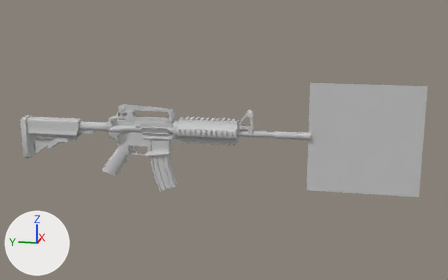
One commit to the FBX model data/models/m4.FBX: the scene before it, then after it.
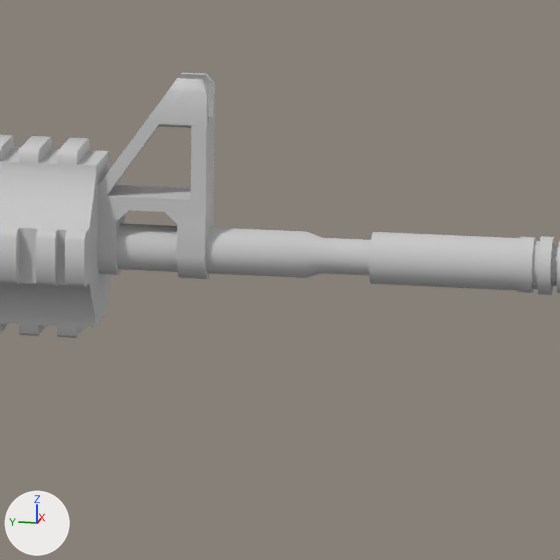
Old and new are each drawn whole from a camera (50 mm lens) standing at (-0.02106, -0.00921, 0.00613) and looking at (0.00004, -0.00499, 0.00086) and again close up on the part from 50% to 67% of the width and 36% to 63% of the height. Lighting does not change. The marker at lower left points along +X, +Y and +Z. Where no turn or scale is listed for an object, it has been applied to the vertices. Vertices at the same position are counted once.

Script lines for the objects in view, before the commit:
```python
me_mesh_002 = bpy.data.meshes.new('Mesh.002')
me_mesh_002.from_pydata(...)  # 3963 vertices, 7359 faces; spans x -0.0005..0.0005, y -0.00575..0.00498, z -0.0017..0.00095
me_mesh_002.materials.append(mat_material__35)  # its picture is missing
ob_m4a1_sopmod_body = bpy.data.objects.new('M4A1_Sopmod_Body', me_mesh_002)
ob_m4a1_sopmod_body.location = (-0.000027, -0.002295, 0.001034)
```
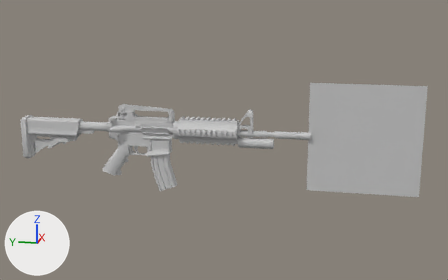
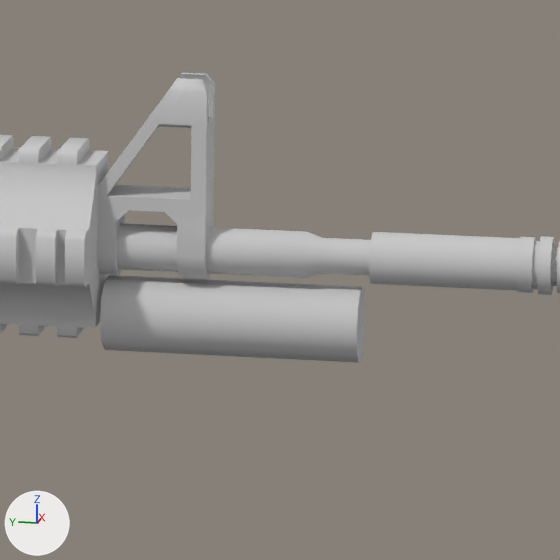
Boxes [x1, y1, x2, y2] around the edits, measured in the close-ups (560 x 560 px):
'M4A1_Sopmod_Body', reshaped: before [0, 73, 560, 338]; after [0, 73, 560, 363]
part 1 of me_mesh_002, added: after [100, 275, 366, 363]

Diff of the bpy script that builds the scene:
```diff
--- a/data/models/m4.FBX.py
+++ b/data/models/m4.FBX.py
@@ me_mesh_002 @@
 me_mesh_002.from_pydata(...)  # 3963 vertices, 7359 faces; spans x -0.0005..0.0005, y -0.00575..0.00498, z -0.0017..0.00095
 # used by ob_m4a1_sopmod_body; location = (-0.000027, -0.002295, 0.001034)
+# me_mesh_002 part 1: a new loose piece, a 10-sided cylinder along y spanning x -0.00016..0.00021, y -0.00447..-0.00323, z -0.0004..-0.00005, in mat_material__35 (its picture is missing)
 me_mesh_002.materials.append(mat_material__35)
```
